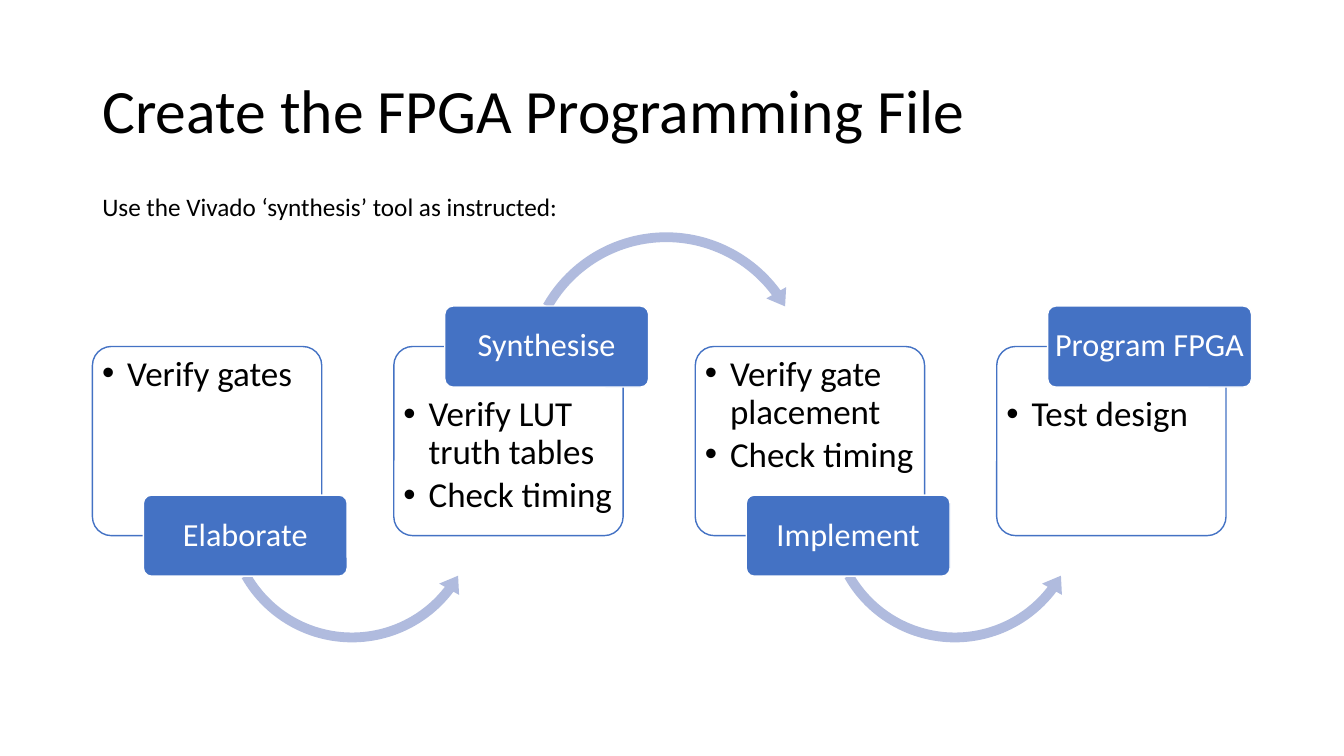
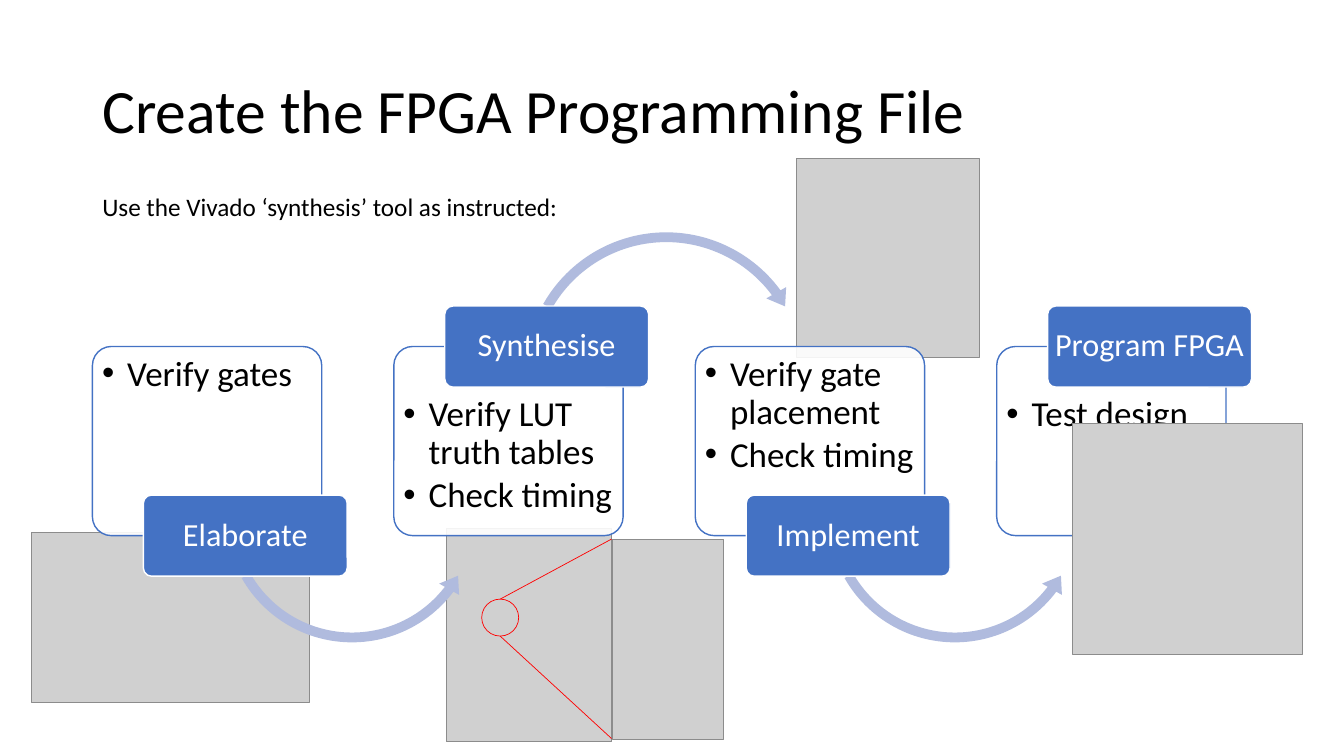
Before and after one commit to house-of-abbey/scratch_vhdl, a slide deck: slide 12 of docs/Training_Material.pptx. Drawn at 1344x756 pixels with LibreOffice and Linux fonts; fonts in the diff are those of the drawing; grey boxes stand for pictures. Boxes give left, top, right and bottom in pixels: in the first picture for what was removed or moved away, otherwise in the second. Text is boxed around its words. In the diff, an @@ line names an element or a change of style, - is before the commit and + after.

```diff
--- a/docs/Training_Material.pptx
+++ b/docs/Training_Material.pptx
@@ picture added at (x1=797, y1=159, x2=980, y2=358) @@
@@ picture added at (x1=1073, y1=424, x2=1304, y2=655) @@
@@ picture added at (x1=31, y1=533, x2=310, y2=703) @@
@@ picture added at (x1=447, y1=529, x2=612, y2=742) @@
@@ line added from (500, 599) to (612, 539), #FF0000 0.5 pt @@
@@ picture added at (x1=613, y1=539, x2=724, y2=740) @@
@@ ellipse added at (x1=482, y1=599, x2=519, y2=636), outline #FF0000 0.5 pt @@
@@ line added from (500, 636) to (612, 739), #FF0000 0.5 pt @@
```
Also in this commit, not shown: 1 slide added, 1 other file.
